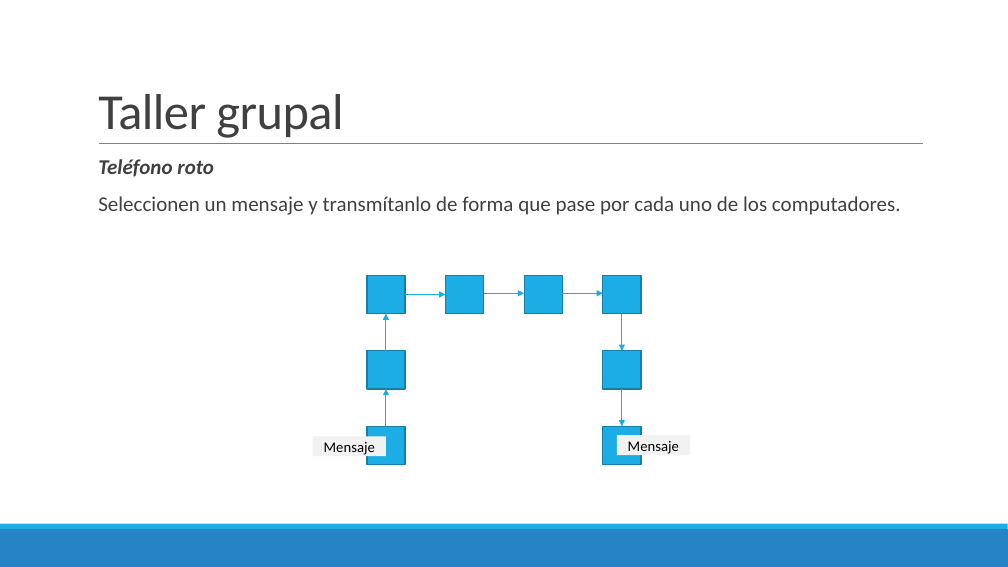
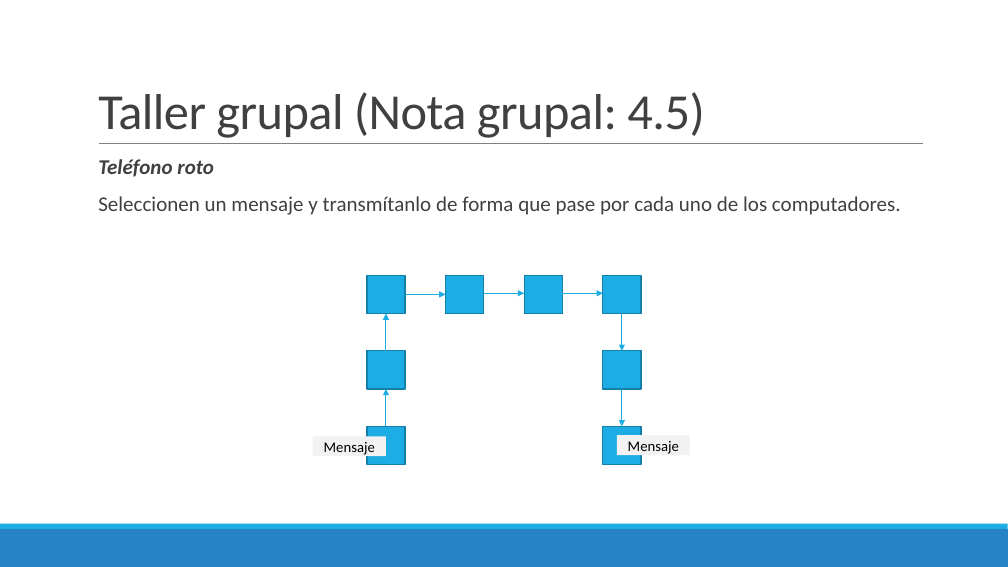
Before and after one commit to Domiciano/ProgramacionEnRed191, a slide deck: slide 46 of Semana 3/Presentación.pptx. Drawn at 1008x567 pixels with LibreOffice and Linux fonts; fonts in the diff are those of the drawing. Boxes give left, top, right and bottom in pixels: in the first picture for what was removed or moved away, otherwise in the second. Text is boxed around its words. In the diff, an @@ line names an element or a change of style, - is before the commit and + after.

```diff
--- a/Semana 3/Presentación.pptx
+++ b/Semana 3/Presentación.pptx
@@ title at bbox=[98, 92, 704, 138]: text changed @@
-Taller grupal
+Taller grupal (Nota grupal: 4.5)
```
Also in this commit, not shown: 1 slide added, 2 other files.
